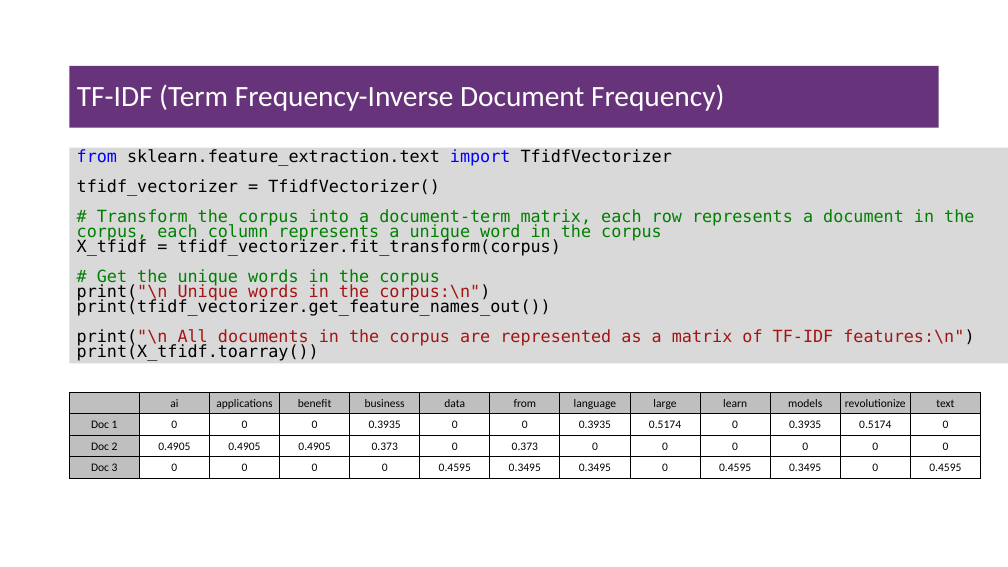
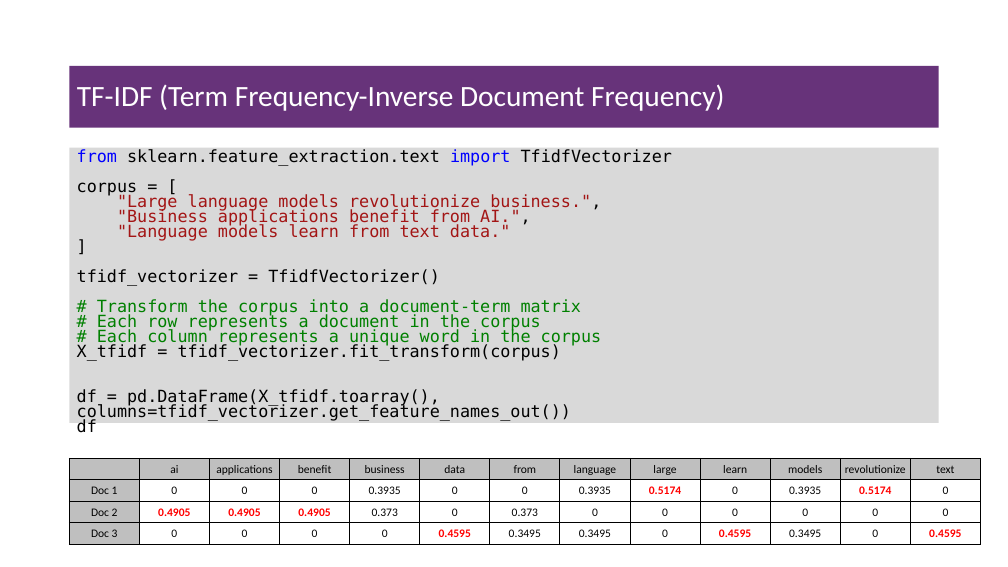
Before and after one commit to msfasha/307307-BI-Methods, a slide deck: slide 24 of 20242-NLP-LLM/lecture notes/Part 1 - Introduction to NLP/1.1-introduction to NLP.pptx (slide 25 before the commit). Drawn at 1008x567 pixels with LibreOffice and Linux fonts; fonts in the diff are those of the drawing; background and template pictures are left out. Boxes give left, top, right and bottom in pixels: in the first picture for what was removed or moved away, otherwise in the second. Text is boxed around its words. In the diff, an @@ line names an element or a change of style, - is before the commit and + after.

```diff
--- a/20242-NLP-LLM/lecture notes/Part 1 - Introduction to NLP/1.1-introduction to NLP.pptx
+++ b/20242-NLP-LLM/lecture notes/Part 1 - Introduction to NLP/1.1-introduction to NLP.pptx
@@ rectangle "from sklearn.feature_extraction.text import TfidfVectorizer": place and size @@
-rectangle "from sklearn.feature_extraction.text import TfidfVectorizer" at <box>70,147,1008,364</box>
+rectangle "from sklearn.feature_extraction.text import TfidfVectorizer" at <box>70,147,939,423</box>
@@ text in rectangle at <box>77,149,672,361</box>: line spacing 14.3pt to 14.2pt @@
@@ text in rectangle at <box>77,182,601,241</box>: paragraphs added @@
+corpus = [
+"Large language models revolutionize business.",
+"Business applications benefit from AI.",
+"Language models learn from text data."
+]
@@ text in rectangle at <box>97,299,602,347</box>: text changed @@
-# Transform the corpus into a document-term matrix, each row represents a document in the corpus, each column represents a unique word in the corpus
+# Transform the corpus into a document-term matrix
+# Each row represents a document in the corpus
+# Each column represents a unique word in the corpus
@@ text in rectangle at <box>77,389,571,433</box>: text changed; text colour #A31515 to #000000 @@
-# Get the unique words in the corpus
-print("\n Unique words in the corpus:\n")
-print(tfidf_vectorizer.get_feature_names_out())
-print("\n All documents in the corpus are represented as a matrix of TF-IDF features:\n")
-print(X_tfidf.toarray())
+df = pd.DataFrame(X_tfidf.toarray(), columns=tfidf_vectorizer.get_feature_names_out())
+df
@@ table at <box>70,458,984,544</box> @@
@@ text colour #000000 to #FF0000, bold on in "0.5174", "0.5174", "0.4905", "0.4905" and 4 more places @@
@@ table: place and size @@
-table at <box>70,392,984,478</box>
+table at <box>70,458,984,544</box>
```
Also in this commit, not shown: 4 other slides changed, 1 slide removed, 5 other files.
